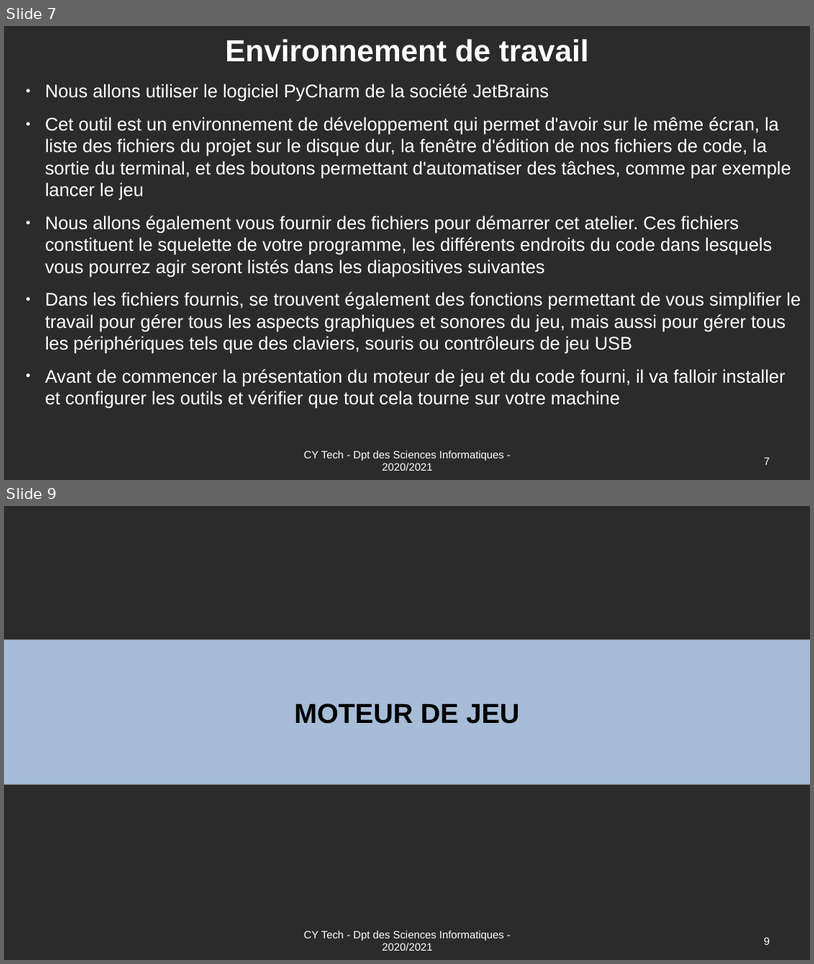
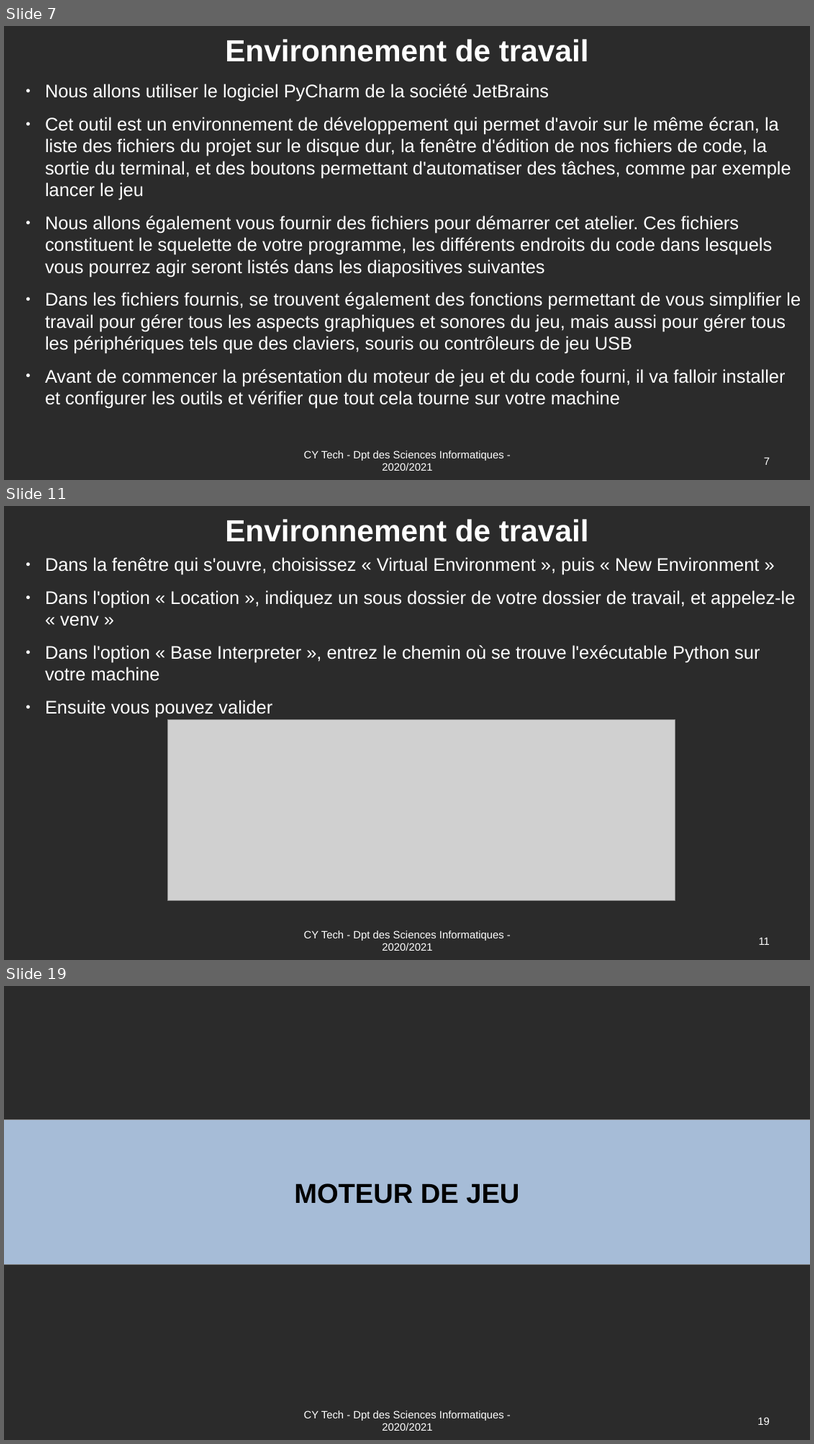
Before and after one commit to Romuald78/pyArcade, a slide deck: doc/UE_Libre_Jeu_Arcade_Documentation.odp. Shown one above the other, each under a label of ours: slides 7 and 9 before the commit, slides 7, 11 and 19 after it; the slides between them are not shown. The pictures are 814x964 and 814x1444 pixels, drawn with LibreOffice and Linux fonts; fonts in the diff are those of the drawing; grey boxes stand for pictures; background and template pictures are left out; a plain dark background stands for a picture behind light text. Boxes give left, top, right and bottom in pixels: in the first picture for what was removed or moved away, otherwise in the second. Text is boxed around its words. In the diff, an @@ line names an element or a change of style, - is before the commit and + after.

```diff
--- a/doc/UE_Libre_Jeu_Arcade_Documentation.odp
+++ b/doc/UE_Libre_Jeu_Arcade_Documentation.odp
@@ slide 11 added at [4, 506, 810, 960], background picture (left out) @@
@@ title added at [225, 519, 589, 542], 40 pt, text #FFFFFF, bold @@
+Environnement de travail
@@ text added at [45, 557, 795, 717], 24 pt, text #FFFFFF @@
+● Dans la fenêtre qui s'ouvre, choisissez « Virtual Environment », puis « New Environment »
+● Dans l'option « Location », indiquez un sous dossier de votre dossier de travail, et appelez-le « venv »
+● Dans l'option « Base Interpreter », entrez le chemin où se trouve l'exécutable Python sur votre machine
+● Ensuite vous pouvez valider
@@ picture added at [167, 719, 675, 900] @@
@@ text added at [304, 930, 504, 950], 14 pt, text #FFFFFF @@
+CY Tech - Dpt des Sciences Informatiques - 2020/2021
@@ page number added at [759, 937, 770, 944], 14 pt, text #FFFFFF @@
+11
@@ what was slide 9 is now slide 19 @@
@@ page number at [758, 1417, 769, 1424]: text changed @@
-9
+19
```
Also in this commit, not shown: 4 slides changed, 9 other slides added, 1 other file.
